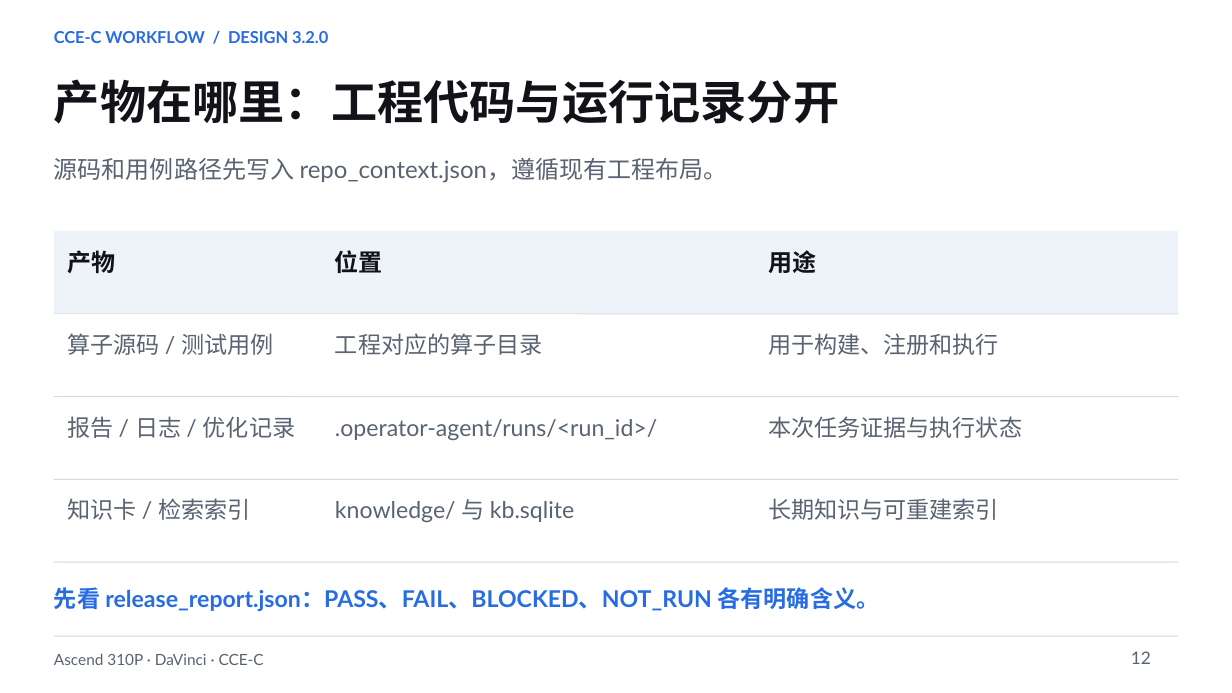
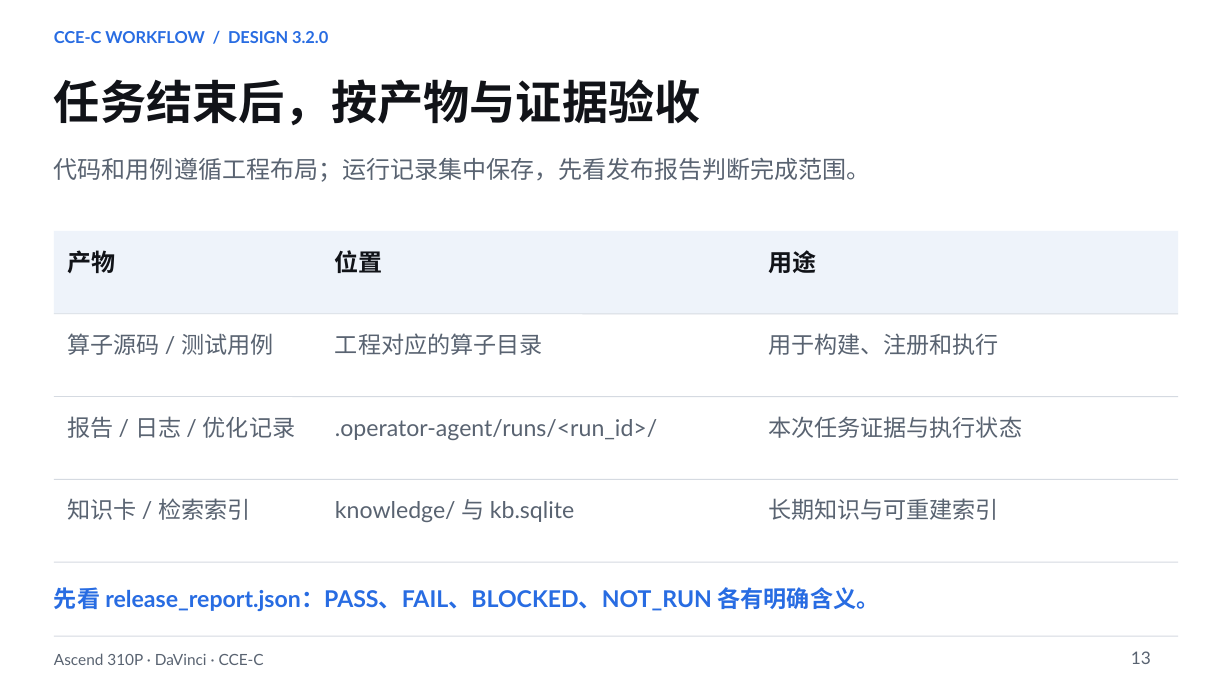
Before and after one commit to chao-shu/CCE_SKILL, a slide deck: slide 13 of docs/Ascend310P_CCEC_Workflow_v3.2.0_CN.pptx (slide 12 before the commit). Drawn at 1232x693 pixels with LibreOffice and Linux fonts; fonts in the diff are those of the drawing. Boxes give left, top, right and bottom in pixels: in the first picture for what was removed or moved away, otherwise in the second. Text is boxed around its words. In the diff, an @@ line names an element or a change of style, - is before the commit and + after.

```diff
--- a/docs/Ascend310P_CCEC_Workflow_v3.2.0_CN.pptx
+++ b/docs/Ascend310P_CCEC_Workflow_v3.2.0_CN.pptx
@@ text at [54,79,701,125]: text changed @@
-产物在哪里：工程代码与运行记录分开
+任务结束后，按产物与证据验收
@@ text at [54,157,871,182]: text changed @@
-源码和用例路径先写入 repo_context.json，遵循现有工程布局。
+代码和用例遵循工程布局；运行记录集中保存，先看发布报告判断完成范围。
@@ text at [1131,651,1151,664]: text changed @@
-12
+13
```
Also in this commit, not shown: 14 other slides changed.
